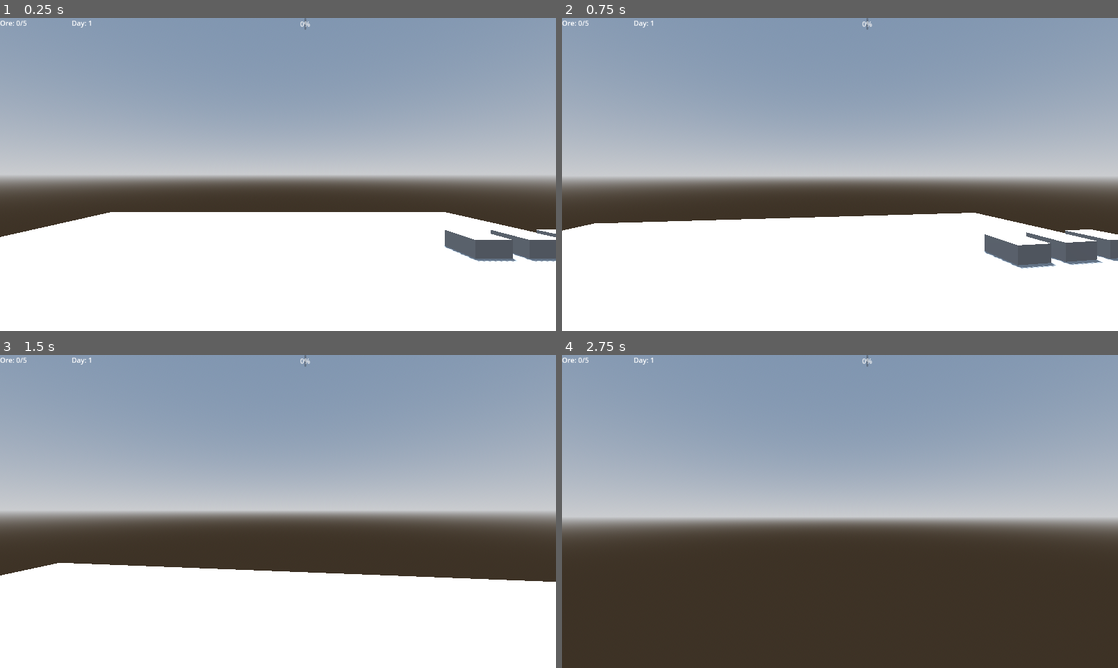
Above: before the commit, frames 1-4 (two rows, left to right).
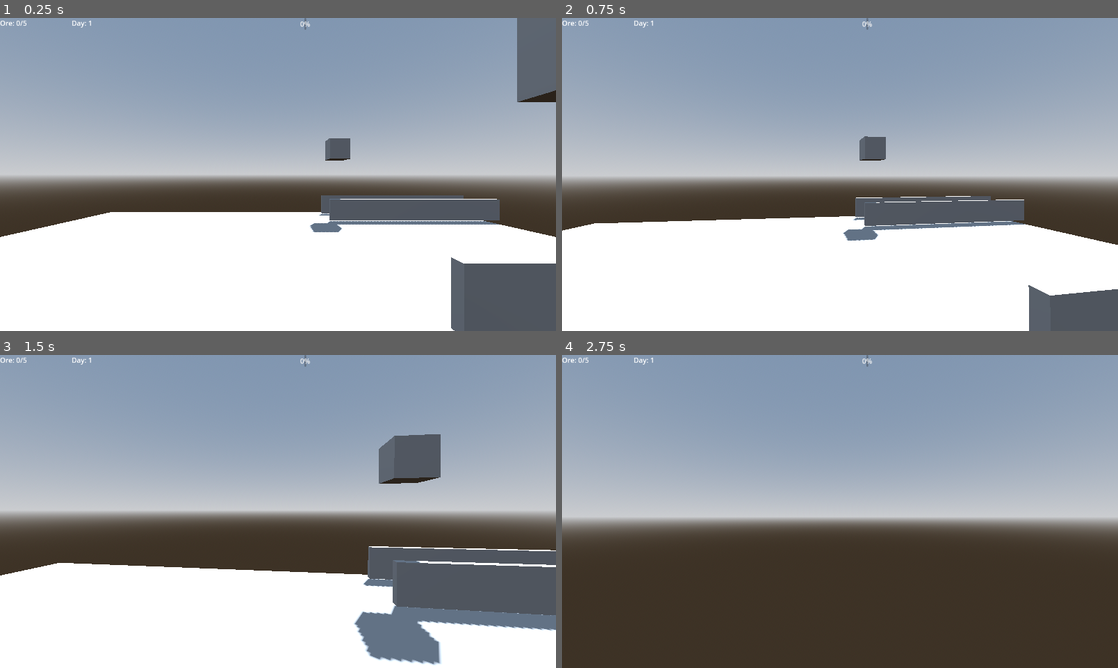
Above: after the commit, the same moments.

Repository: su4enka/hear_godot
Game: Godot game, scene res://scenes/Cave.tscn
The game is run twice, just before and just after one commit, with the same random seed, the same clock (stepped at 60 frames per second) and the same inputs. This scene is started directly instead of the project's main scene.
Inputs (mouse positions are in pixels of both pictures, inside the frame that each line leads up to):
- Up to frame 1 (0.25 s): no input
- Up to frame 2 (0.75 s): tap Enter (ui_accept) at 0.5 s; move the mouse to (867, 174) at 0.52 s; hold W (move_forward) from 0.53 s (still down); hold E (interact) from 0.53 s (still down); click (867, 174) at 0.67 s
- Up to frame 3 (1.5 s): keep holding W (move_forward); tap Enter (ui_accept) at 0.77 s; move the mouse to (250, 511) at 1.27 s; release E (interact) at 1.28 s; tap E (interact) at 1.35 s
- Up to frame 4 (2.75 s): keep holding W (move_forward); tap Enter (ui_accept) at 1.52 s; move the mouse to (851, 505) at 2.02 s; hold E (interact) from 2.03 s (still down)

The runs differ from the first frame. In frame 1, 11% of the frame differs, in the area x 55-100%, y 0-100%; in frame 2, 7.3%; in frame 3, 11%, in the area x 63-100%, y 25-100%; in frame 4, nothing differs.

Commit message:
tweaks4.1

Diff:
--- a/scenes/Cave.tscn
+++ b/scenes/Cave.tscn
@@ -1,8 +1,10 @@
-[gd_scene load_steps=17 format=3 uid="uid://cvb03iv3aaopy"]
+[gd_scene load_steps=19 format=3 uid="uid://cvb03iv3aaopy"]
 
 [ext_resource type="Script" uid="uid://stxq7e8ugkpv" path="res://scripts/CaveManager.gd" id="1_oq386"]
 [ext_resource type="Script" uid="uid://c73xrfhtr418u" path="res://scripts/HousePlayer.gd" id="2_2kquo"]
 [ext_resource type="AudioStream" uid="uid://u5nk82pvrtw2" path="res://sfx/creepy-cave-47164.mp3" id="3_xwfm4"]
+[ext_resource type="PackedScene" uid="uid://ftmqis04ebj2" path="res://scenes/Collapse_Wall.tscn" id="4_i5j2t"]
+[ext_resource type="PackedScene" uid="uid://c270qrnb6y04w" path="res://scenes/Cave_Wall.tscn" id="4_sj338"]
 
 [sub_resource type="ProceduralSkyMaterial" id="ProceduralSkyMaterial_2kquo"]
 sky_horizon_color = Color(0.662243, 0.671743, 0.686743, 1)
@@ -74,14 +76,15 @@
 [node name="PathsContainer" type="Node3D" parent="."]
 
 [node name="Path1" type="Path3D" parent="PathsContainer"]
-transform = Transform3D(1, 0, 0, 0, 1, 0, 0, 0, 1, 0, 0, 2.94057)
+transform = Transform3D(1, 0, 0, 0, 1, 0, 0, 0, 1, 0, 0, 6.86382)
 curve = SubResource("Curve3D_2kquo")
 
 [node name="Path2" type="Path3D" parent="PathsContainer"]
+transform = Transform3D(1, 0, 0, 0, 1, 0, 0, 0, 1, 0, 0, 0.431836)
 curve = SubResource("Curve3D_xwfm4")
 
 [node name="Path3" type="Path3D" parent="PathsContainer"]
-transform = Transform3D(1, 0, 0, 0, 1, 0, 0, 0, 1, 0, 0, -3.8041)
+transform = Transform3D(1, 0, 0, 0, 1, 0, 0, 0, 1, 0, 0, -8.54783)
 curve = SubResource("Curve3D_i5j2t")
 
 [node name="Player" type="CharacterBody3D" parent="." groups=["player"]]
@@ -183,3 +186,38 @@
 offset_right = 1273.0
 offset_bottom = 23.0
 text = "You Died"
+
+[node name="Level Assets" type="Node3D" parent="."]
+
+[node name="Cave" type="Node3D" parent="Level Assets"]
+
+[node name="Cave Walls" type="Node3D" parent="Level Assets/Cave"]
+
+[node name="Cave Wall" parent="Level Assets/Cave/Cave Walls" instance=ExtResource("4_sj338")]
+transform = Transform3D(7.54979e-08, 0, 1, 0, 1, 0, -1, 0, 7.54979e-08, 4.34389, 1.06999, 5.60735)
+
+[node name="Cave Wall5" parent="Level Assets/Cave/Cave Walls" instance=ExtResource("4_sj338")]
+transform = Transform3D(7.54979e-08, 0, 1, 0, 1, 0, -1, 0, 7.54979e-08, 4.34389, 1.06999, 1.31214)
+
+[node name="Cave Wall3" parent="Level Assets/Cave/Cave Walls" instance=ExtResource("4_sj338")]
+transform = Transform3D(7.54979e-08, 0, 1, 0, 1, 0, -1, 0, 7.54979e-08, 4.34389, 1.06999, -0.647562)
+
+[node name="Cave Wall6" parent="Level Assets/Cave/Cave Walls" instance=ExtResource("4_sj338")]
+transform = Transform3D(7.54979e-08, 0, 1, 0, 1, 0, -1, 0, 7.54979e-08, 4.34389, 1.06999, -7.56452)
+
+[node name="Cave Wall4" parent="Level Assets/Cave/Cave Walls" instance=ExtResource("4_sj338")]
+transform = Transform3D(7.54979e-08, 0, 1, 0, 1, 0, -1, 0, 7.54979e-08, 4.34389, 1.06999, -9.45223)
+
+[node name="Cave Wall2" parent="Level Assets/Cave/Cave Walls" instance=ExtResource("4_sj338")]
+transform = Transform3D(7.54979e-08, 0, 1, 0, 1, 0, -1, 0, 7.54979e-08, 4.34389, 1.06999, 7.39001)
+
+[node name="Collapse Walls" type="Node3D" parent="Level Assets/Cave"]
+
+[node name="Path1 Collapse Wall" parent="Level Assets/Cave/Collapse Walls" instance=ExtResource("4_i5j2t")]
+transform = Transform3D(1, 0, 0, 0, 1, 0, 0, 0, 1, 3.0052, 4.00588, 6.39917)
+
+[node name="Path2 Collapse Wall2" parent="Level Assets/Cave/Collapse Walls" instance=ExtResource("4_i5j2t")]
+transform = Transform3D(1, 0, 0, 0, 1, 0, 0, 0, 1, 3.0052, 4.00588, 0.510245)
+
+[node name="Path3 Collapse Wall3" parent="Level Assets/Cave/Collapse Walls" instance=ExtResource("4_i5j2t")]
+transform = Transform3D(1, 0, 0, 0, 1, 0, 0, 0, 1, 3.0052, 4.00588, -8.21131)
--- /dev/null
+++ b/scenes/Cave_Wall.tscn
@@ -0,0 +1,16 @@
+[gd_scene load_steps=3 format=3 uid="uid://c270qrnb6y04w"]
+
+[sub_resource type="BoxMesh" id="BoxMesh_sj338"]
+
+[sub_resource type="BoxShape3D" id="BoxShape3D_i5j2t"]
+
+[node name="Cave Wall" type="StaticBody3D"]
+transform = Transform3D(2.98023e-08, 0, 1, 0, 1, 0, -1, 0, 2.98023e-08, 0, 0, 0)
+
+[node name="MeshInstance3D" type="MeshInstance3D" parent="."]
+transform = Transform3D(0.2, 0, 0, 0, 1, 0, 0, 0, 8, 5.96046e-08, 0, 2.1168)
+mesh = SubResource("BoxMesh_sj338")
+
+[node name="CollisionShape3D" type="CollisionShape3D" parent="."]
+transform = Transform3D(0.2, 0, 0, 0, 1, 0, 0, 0, 8, 6.32071e-08, 0, 2.12088)
+shape = SubResource("BoxShape3D_i5j2t")
--- /dev/null
+++ b/scenes/Collapse_Wall.tscn
@@ -0,0 +1,13 @@
+[gd_scene load_steps=3 format=3 uid="uid://ftmqis04ebj2"]
+
+[sub_resource type="BoxMesh" id="BoxMesh_e5lse"]
+
+[sub_resource type="BoxShape3D" id="BoxShape3D_twyj6"]
+
+[node name="Collapse Wall" type="StaticBody3D"]
+
+[node name="MeshInstance3D" type="MeshInstance3D" parent="."]
+mesh = SubResource("BoxMesh_e5lse")
+
+[node name="CollisionShape3D" type="CollisionShape3D" parent="."]
+shape = SubResource("BoxShape3D_twyj6")
--- a/scenes/House.tscn
+++ b/scenes/House.tscn
@@ -40,6 +40,8 @@
 
 [sub_resource type="BoxShape3D" id="BoxShape3D_bfmfj"]
 
+[sub_resource type="BoxMesh" id="BoxMesh_8twys"]
+
 [node name="House" type="Node3D"]
 script = ExtResource("1_8twys")
 
@@ -116,6 +118,9 @@
 
 [node name="CollisionShape3D" type="CollisionShape3D" parent="ExitTrigger"]
 shape = SubResource("BoxShape3D_bfmfj")
+
+[node name="MeshInstance3D" type="MeshInstance3D" parent="ExitTrigger"]
+mesh = SubResource("BoxMesh_8twys")
 
 [node name="CanvasLayer" type="CanvasLayer" parent="."]
 physics_interpolation_mode = 2
--- a/scripts/CaveManager.gd
+++ b/scripts/CaveManager.gd
@@ -16,6 +16,8 @@
 @onready var deafness_bar = $CanvasLayer/Control/DeafnessIndicator
 @onready var death_screen = $DeathScreen
 @onready var exit_trigger = $ExitTrigger
+@onready var ore_label: Label = $CanvasLayer/Control/OreCounter
+@onready var walls_container: Node3D = $"Level Assets/Cave/Collapse Walls"
 
 var path_timers := {}
 var path_warnings := {}
@@ -26,6 +28,9 @@
 	GameManager.day_started.connect(_on_day_started)
 	exit_trigger.body_entered.connect(_on_exit_triggered)
 	_setup_day()
+	if not GameManager.ore_collected.is_connected(_on_ore_added):
+		GameManager.ore_collected.connect(_on_ore_added)
+	_refresh_ore_ui()  # показать стартовые значения при входе в пещеру
 
 func _setup_day():
 	var db := -18.0 * GameManager.deafness_level
@@ -79,40 +84,58 @@
 ]
 
 func _setup_path_collapse(path: Path3D):
-# Таймер настоящего обвала
-	var collapse_timer = Timer.new()
-	collapse_timer.wait_time = randf_range(min_collapse_time, max_collapse_time)
-	collapse_timer.one_shot = true
-	collapse_timer.timeout.connect(_on_path_collapse.bind(path))
-	add_child(collapse_timer)
-	path_timers[path] = collapse_timer
-
-	# Таймер предупреждения перед обвалом (свет+пыль+звук)
-	var warning_timer = Timer.new()
-	warning_timer.wait_time = max(0.05, collapse_timer.wait_time - warning_time)
+	# таймер только для варнинга
+	var warning_timer := Timer.new()
 	warning_timer.one_shot = true
+	warning_timer.wait_time = randf_range(min_collapse_time, max_collapse_time) - warning_time
 	warning_timer.timeout.connect(func():
-		# визуал+звук
-		_play_warning_fx(path, true)
-		# старый коллбек на звук у тебя тоже был — если нужно оставь:
-		_on_path_warning(path)
+		_play_warning_fx(path, true)          # лампа + пыль + звук
+		await get_tree().create_timer(warning_time).timeout
+		_do_path_collapse(path)               # ← падает СВОЯ стена этого пути
 	)
 	add_child(warning_timer)
-	path_warnings[path] = warning_timer
-
-	# Иногда запускаем "ложное" мигание ЗАРАНЕЕ без звука и без обвала
+
+	# Ложное мигание без звука и обвала (иногда)
 	if randf() < false_warning_chance:
 		var false_timer := Timer.new()
-		# пусть срабатывает где-то в первой трети времени до настоящего варнинга
 		false_timer.wait_time = warning_timer.wait_time * randf_range(0.2, 0.5)
 		false_timer.one_shot = true
 		false_timer.timeout.connect(func():
-			_play_warning_fx(path, false))  # визуально, но без collapse и без SFX
+			_play_warning_fx(path, false))  # только визуал
 		add_child(false_timer)
 		false_timer.start()
 
+
 	warning_timer.start()
-	collapse_timer.start()
+
+func _get_wall_for_path(path: Node) -> Node3D:
+	# 1) если есть отдельный контейнер стен (твоя текущая схема)
+	if walls_container:
+		var name := "%s Collapse Wall" % path.name
+		var wall = walls_container.get_node_or_null(name)
+		if wall:
+			return wall as Node3D
+	# 2) запасной вариант — если стену положишь прямо внутрь Path
+	return path.get_node_or_null("CollapseWall") as Node3D
+
+func _do_path_collapse(path: Path3D):
+	if not player_alive:
+		return
+# Если игрок рядом с путём — смерть
+	var path3d := path as Path3D
+	if path3d and path3d.curve:
+		var closest := _closest_distance_to_path(player.global_position, path3d)
+		if closest < 2.0:
+			await get_tree().create_timer(2).timeout
+			_kill_player()
+			return
+
+	var wall = _get_wall_for_path(path)
+	if wall:
+		var start = wall.global_position
+		var end = start + Vector3(0, -2.5, 0)  # насколько опустить — под себя
+		var tw = create_tween().set_ease(Tween.EASE_IN).set_trans(Tween.TRANS_QUAD)
+		tw.tween_property(wall, "global_position", end, 0.5)
 
 func _get_path_fx(path: Node3D) -> Dictionary:
 	var light := path.get_node_or_null("WarningLight")
@@ -176,9 +199,9 @@
 	GameManager.ore_collected_today += amount
 	GameManager.total_ore += amount
 	$CanvasLayer/Control/OreCounter.text = "Ore: %d/%d" % [
-	GameManager.ore_collected_today,
-	GameManager.get_required_today()
-]
+		GameManager.ore_collected_today,
+		GameManager.get_required_today()
+	]
 
 func _on_path_warning(path: Path3D):
 	# Play warning sound for this specific path
@@ -188,18 +211,7 @@
 
 
 func _on_path_collapse(path: Path3D):
-	if not player_alive:
-		return
-	var path3d := path as Path3D
-	if path3d == null or path3d.curve == null:
-		return
-
-	var closest_dist := _closest_distance_to_path(player.global_position, path3d)
-	if closest_dist < 2.0:
-		_kill_player()
-	else:
-		if "modulate" in path:
-			path.modulate = Color.DARK_GRAY
+	_do_path_collapse(path)
 
 func _closest_distance_to_path(point: Vector3, path: Path3D) -> float:
 	var curve: Curve3D = path.curve
@@ -220,6 +232,17 @@
 			best = d
 	return best
 
+func _on_ore_added(_amount:int) -> void:
+	_refresh_ore_ui()
+
+func _refresh_ore_ui() -> void:
+	if not ore_label:
+		return
+	ore_label.text = "Ore: %d/%d" % [
+		GameManager.ore_collected_today,
+		GameManager.get_required_today()
+	]
+
 func _kill_player():
 	player_alive = false
 	death_screen.visible = true
--- a/scripts/HouseManager.gd
+++ b/scripts/HouseManager.gd
@@ -95,12 +95,16 @@
 
 func _on_exit_triggered(body):
 	if body == player:
-		if GameManager.current_day >= GameManager.early_exit_day:
-			leave_dialog.title = "Leave the town?"
-			leave_dialog.dialog_text = "You can leave now. Do you want to leave?"
-			leave_dialog.popup_centered()
-		else:
-			get_tree().change_scene_to_packed(preload("res://scenes/Cave.tscn"))
+		if GameManager.came_from_cave:
+			# показать короткую подсказку и не пускать
+			var lbl := $CanvasLayer/Control/HintLabel if has_node($"CanvasLayer/Control/HintLabel".get_path()) else $CanvasLayer/Subtitles
+			if lbl:
+				lbl.text = "You need to rest"
+				lbl.visible = true
+				await get_tree().create_timer(2.0).timeout
+				lbl.visible = false
+			return
+		get_tree().change_scene_to_packed(preload("res://scenes/Cave.tscn"))
 
 func _on_leave_confirmed():
 	GameManager.end_game("early")
Not shown: 1 places in scenes/House.tscn that only renumber resources
